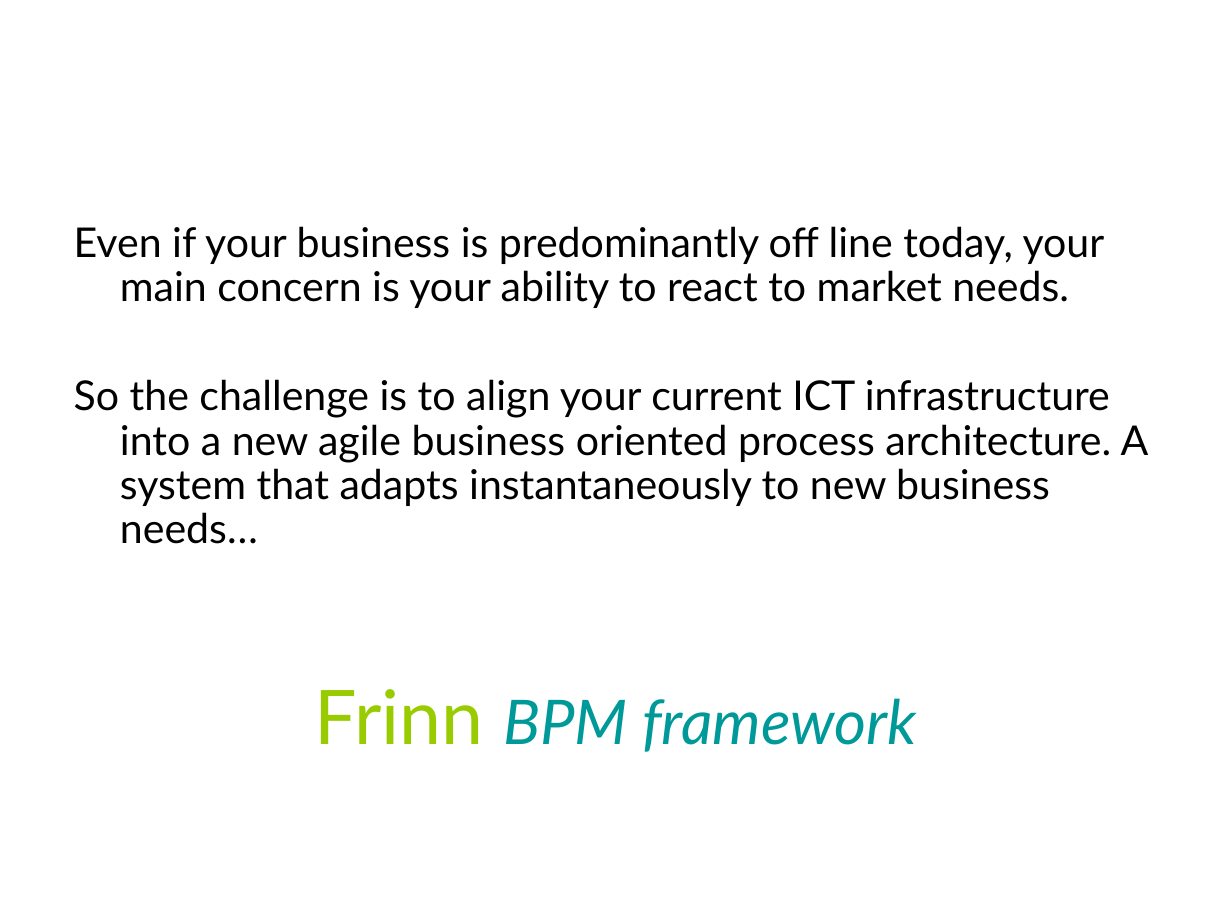
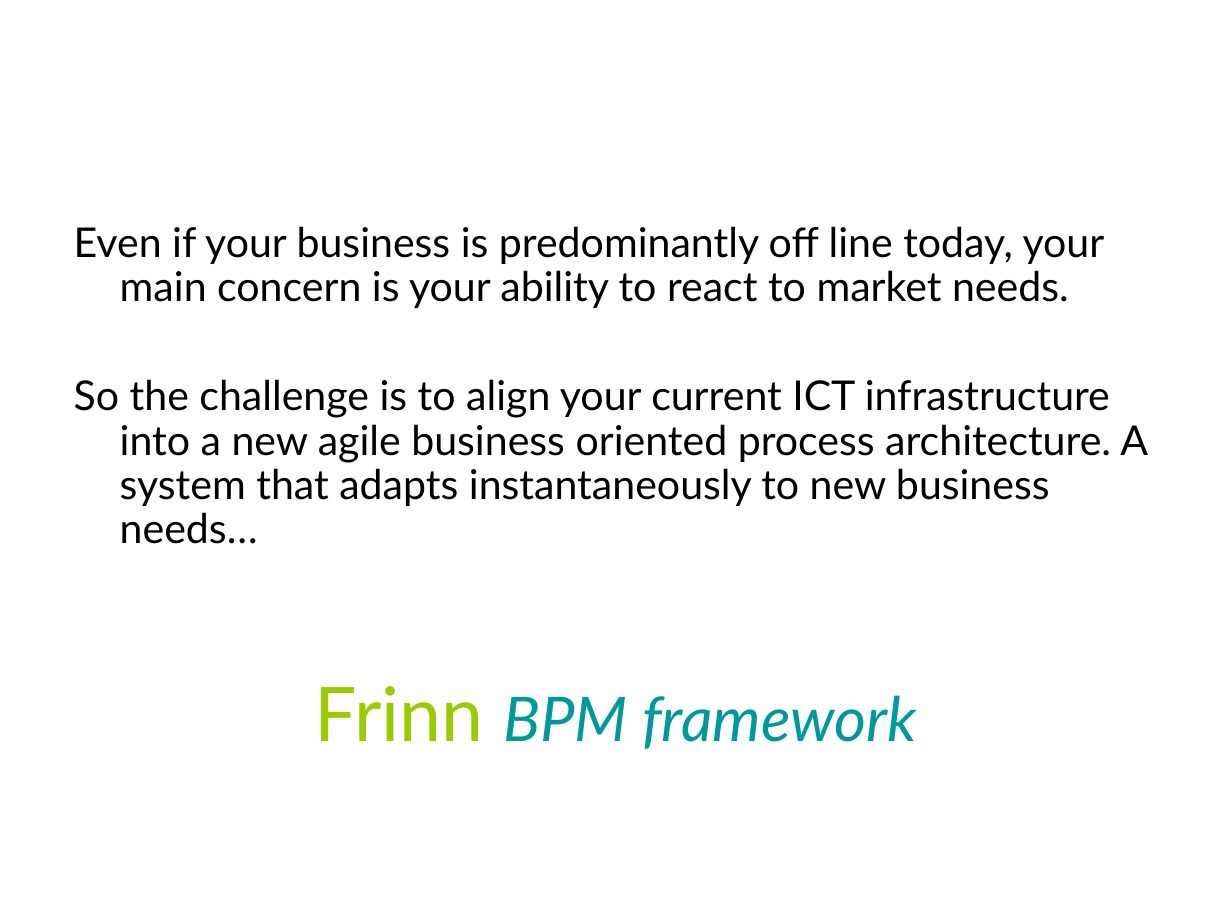
Before and after one commit to Dexels/navajo, a slide deck: slide 2 of doc/Frinn2.ppt. Drawn at 1232x924 pixels with LibreOffice and Linux fonts; fonts in the diff are those of the drawing. Boxes give left, top, right and bottom in pixels: in the first picture for what was removed or moved away, otherwise in the second. Text is boxed around its words. In the diff, an @@ line names an element or a change of style, - is before the commit and + after.

```diff
--- a/doc/Frinn2.ppt
+++ b/doc/Frinn2.ppt
@@ text "Even if your business is ..." at [74, 226, 1148, 544]: indent changed @@
@@ title "Frinn BPM framework" at [315, 686, 917, 749]: line spacing 1 to 0.97 @@
```
Also in this commit, not shown: 7 other slides changed, 6 other files.
